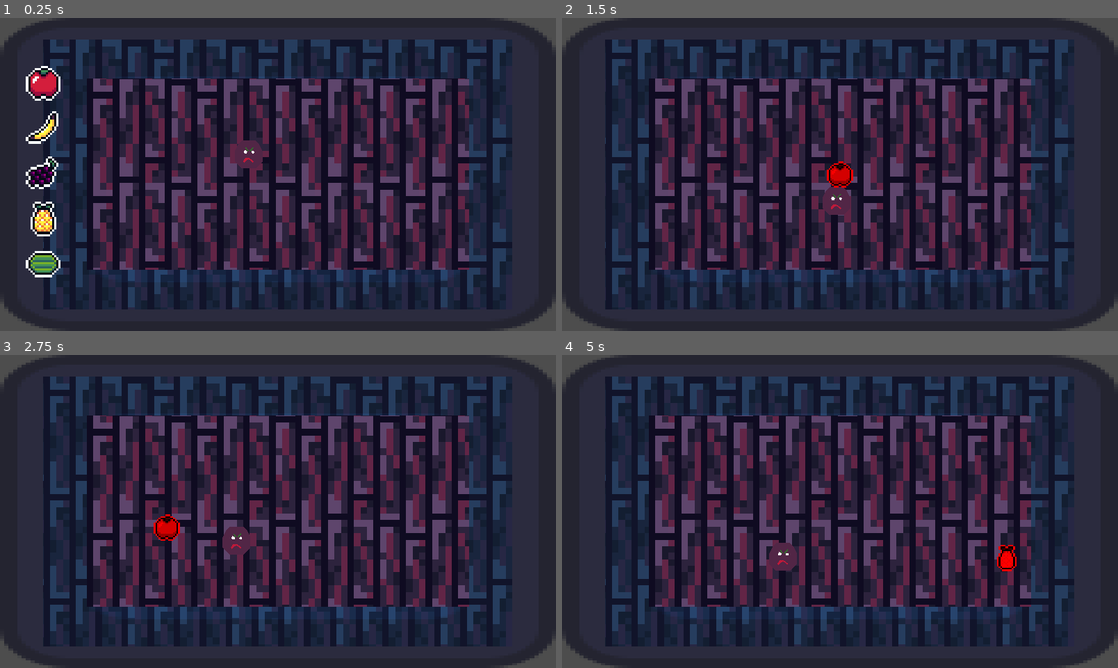
Above: before the commit, frames 1-4 (two rows, left to right).
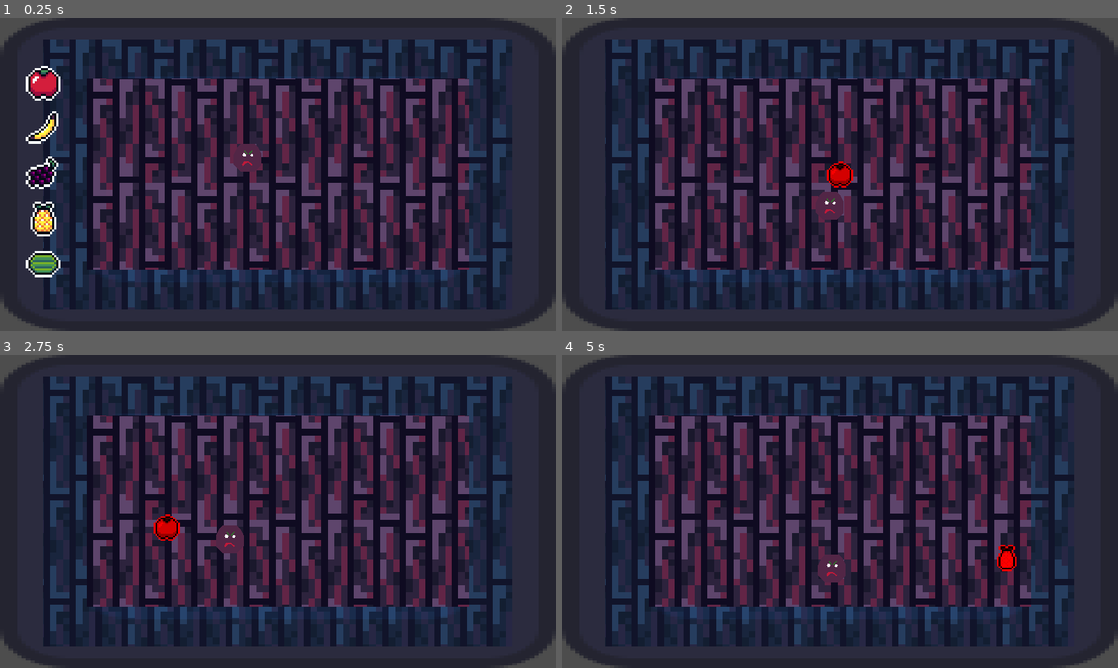
Above: after the commit, the same moments.

Repository: alexg-lviv/FruitTheNinja
Game: Godot game, scene res://src/GameField/MainScene.tscn
The game is run twice, just before and just after one commit, with the same random seed, the same clock (stepped at 60 frames per second) and the same inputs. The engine's default icon, where the game draws it, is replaced by a stand-in: a white triangle on a blue panel in a dark square.
Inputs (mouse positions are in pixels of both pictures, inside the frame that each line leads up to):
- Up to frame 1 (0.25 s): no input
- Up to frame 2 (1.5 s): click (606, 83) at 0.5 s; move the mouse to (840, 174) at 1.27 s; press the mouse at (840, 174) at 1.28 s
- Up to frame 3 (2.75 s): move the mouse to (166, 527) at 2.02 s; release the mouse at (166, 527) at 2.03 s; tap 1 (launch_apple) at 2.1 s; click (166, 527) at 2.17 s
- Up to frame 4 (5 s): move the mouse to (895, 442) at 2.77 s; tap 2 (launch_banana) at 2.85 s; click (895, 442) at 2.92 s; move the mouse to (812, 574) at 3.52 s; tap 3 (launch_grape) at 3.6 s; click (812, 574) at 3.67 s; move the mouse to (1006, 558) at 4.27 s; tap 4 (launch_pineapple) at 4.35 s; click (1006, 558) at 4.42 s

The runs differ from the first frame. In frame 1, 0.1% of the frame differs, in the area x 42-48%, y 39-50%; in frame 2, 0.2%; in frame 3, 0.2%; in frame 4, 0.7%, in the area x 37-51%, y 60-73%.

Commit message:
add avoidance steering

Diff:
--- a/src/AiAgent/Player.gd
+++ b/src/AiAgent/Player.gd
@@ -3,7 +3,6 @@
 @export var _speed = 100
 var velocity: Vector2 = Vector2.ZERO
 
-#@export var enclosure_zone: Rect2 = Rect2(16, 16, 480, 256)
 @onready var enclosure_zone: Rect2 = get_node("../AiField").get_rect() as Rect2
 const ENCLOSURE_ZONE_PADDING: int = 40
 
@@ -11,19 +10,41 @@
 
 const WANDER_RAND: float = 0.4
 const WANDER_CIRCLE_RADIUS: int = 12
+const AVOID_MULTIPLIER: int = 1
 
 
 func _process(delta):
-	velocity = wander_steering()
-
-	var enc_steer = enclosure_steering()
-	if enc_steer != Vector2.ZERO:
-		velocity += enc_steer
-
+	velocity = Vector2.ZERO
+	velocity += enclosure_steering()
+	velocity += avoid_fruits_steering() * AVOID_MULTIPLIER
+	velocity += wander_steering()
+	print(avoid_fruits_steering())
 	velocity = velocity.normalized() * delta * _speed
 
 	position += velocity
 
+
+func is_in_left(a: Vector2, b: Vector2, c: Vector2) -> bool:
+	return (b.x - a.x)*(c.y-a.y) - (b.y-a.y)*(c.x-a.x) > 0
+
+func avoid_fruits_steering() -> Vector2:
+	var avoid_steering: Vector2 = Vector2.ZERO
+	var total_danger: int = 0
+	for fruit in Projectiles.spawned:
+		if(!is_instance_valid(fruit)): continue
+		var fruit_avoid_direction: Vector2 = Vector2.ZERO
+		var orth_dir: int = -1 if is_in_left(fruit.global_position, fruit.direction + fruit.global_position, global_position) else 1
+		fruit_avoid_direction = fruit.direction.orthogonal() * orth_dir
+
+		var steer_strength: int = fruit.damage * (1000 / (position.distance_to(fruit.position)))
+#		print("AAA", steer_strength)
+		avoid_steering += fruit_avoid_direction * steer_strength
+		total_danger += fruit.damage
+
+	if avoid_steering != Vector2.ZERO:
+		wander_angle = lerp(wander_angle, avoid_steering.angle(), 0.2)
+#	print(avoid_steering)
+	return avoid_steering.normalized() * total_danger / 1000
 
 func wander_steering() -> Vector2:
 	wander_angle = randf_range(wander_angle - WANDER_RAND, wander_angle + WANDER_RAND)
